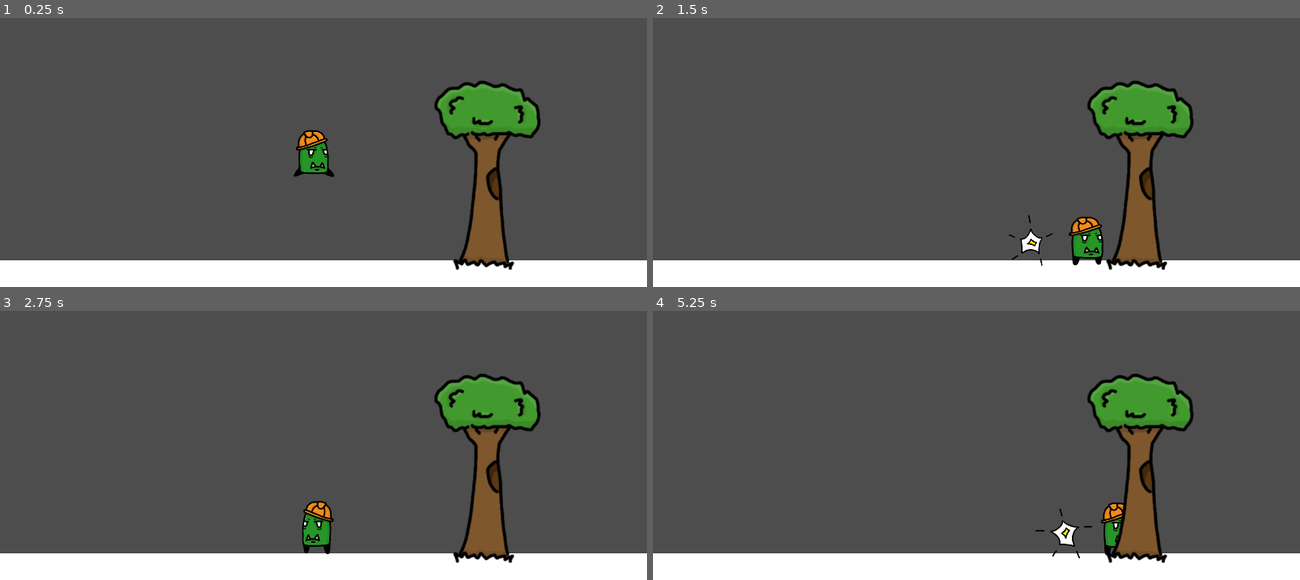
Above: before the commit, frames 1-4 (two rows, left to right).
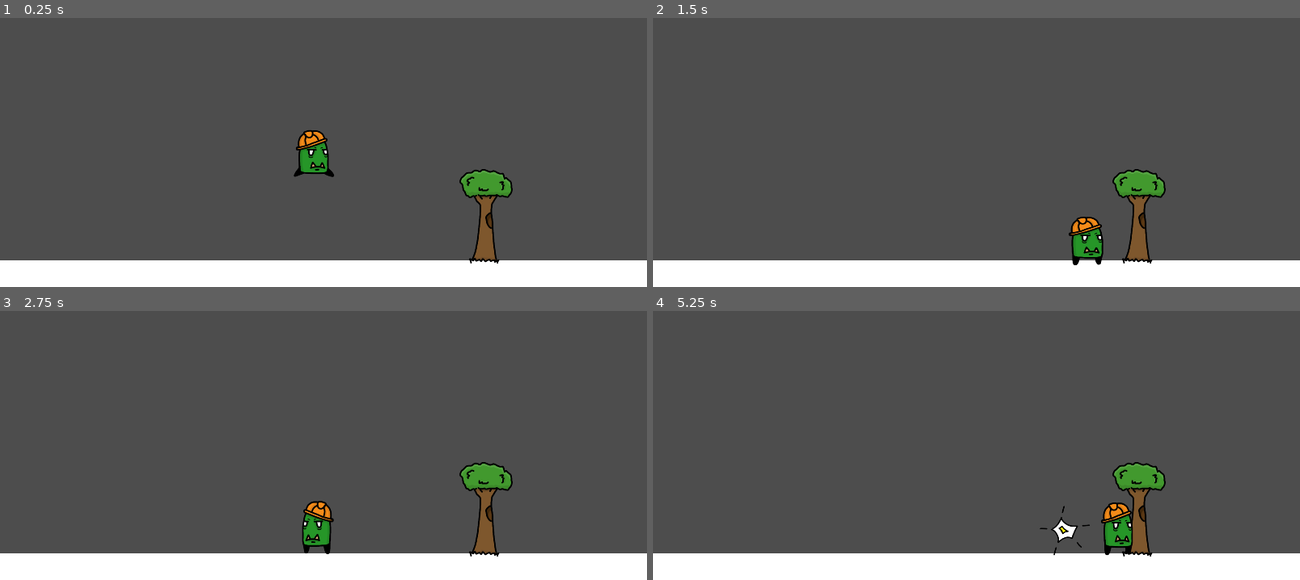
Above: after the commit, the same moments.

Repository: HooptyDaDoop/orchitect
Game: Godot game, scene res://main.tscn
Same seed, same stepped clock (60 frames per second), same inputs: the game is played once before the commit and once after it.
Inputs (mouse positions are in pixels of both pictures, inside the frame that each line leads up to):
- Up to frame 1 (0.25 s): no input
- Up to frame 2 (1.5 s): move the mouse to (1118, 87) at 0.52 s; hold D (move_right) 0.53-1.25 s; click (1118, 87) at 0.6 s; tap Space (jump) at 0.77 s; drag from (847, 122) to (944, 176) at 1.27 s
- Up to frame 3 (2.75 s): move the mouse to (388, 319) at 2.02 s; hold A (move_left) from 2.03 s (still down); click (388, 319) at 2.1 s
- Up to frame 4 (5.25 s): release A (move_left) at 2.75 s; drag from (944, 469) to (782, 343) at 2.77 s; move the mouse to (1170, 453) at 3.52 s; hold D (move_right) 3.53-4.25 s; click (1170, 453) at 3.6 s; tap Space (jump) at 3.77 s; drag from (782, 343) to (outside the picture) at 4.27 s; move the mouse to (1008, 397) at 5.02 s; hold D (move_right) from 5.03 s (still down); click (1008, 397) at 5.1 s

The runs differ from the first frame. In frame 1, 5.3% of the frame differs, in the area x 67-84%, y 23-94%; in frame 2, 5.5%; in frame 3, 5.3%; in frame 4, 5.6%, in the area x 59-84%, y 23-94%.

Commit message:
Tree taking hits and dying

Diff:
--- /dev/null
+++ b/Harvestables/harvestable.gd
@@ -0,0 +1,17 @@
+class_name Harvestable extends CharacterBody2D
+
+
+@onready var animation_player: AnimationPlayer = $AnimationPlayer
+
+
+func _take_hit() -> void:
+	animation_player.play('hit')
+
+
+func _on_health_on_damage(_amount: float, _current: float) -> void:
+	_take_hit()
+
+
+func _on_health_on_die() -> void:
+	await animation_player.animation_finished
+	queue_free()
--- a/Harvestables/harvestable.tscn
+++ b/Harvestables/harvestable.tscn
@@ -1,18 +1,87 @@
-[gd_scene load_steps=3 format=3 uid="uid://bnt5er82fl1r5"]
+[gd_scene load_steps=10 format=3 uid="uid://bnt5er82fl1r5"]
 
 [ext_resource type="Texture2D" uid="uid://2bxice0dhafu" path="res://Harvestables/tree_1_256x512.png" id="1_f05nk"]
+[ext_resource type="Script" path="res://Harvestables/harvestable.gd" id="1_undf5"]
+[ext_resource type="PackedScene" uid="uid://b2btuupombisk" path="res://Modules/Health/health.tscn" id="2_gx25b"]
+[ext_resource type="PackedScene" uid="uid://cxr02tx7to48k" path="res://Modules/Hurtbox/hurtbox.tscn" id="3_a8rgn"]
 
 [sub_resource type="RectangleShape2D" id="RectangleShape2D_xxphf"]
-size = Vector2(116, 320)
+size = Vector2(116, 156)
+
+[sub_resource type="RectangleShape2D" id="RectangleShape2D_47dr0"]
+size = Vector2(66, 158)
+
+[sub_resource type="Animation" id="Animation_objfn"]
+resource_name = "hit"
+length = 0.35
+step = 0.05
+tracks/0/type = "value"
+tracks/0/imported = false
+tracks/0/enabled = true
+tracks/0/path = NodePath("Sprite2D:scale")
+tracks/0/interp = 2
+tracks/0/loop_wrap = true
+tracks/0/keys = {
+"times": PackedFloat32Array(0, 0.1, 0.2, 0.35),
+"transitions": PackedFloat32Array(1, 1, 1, 1),
+"update": 0,
+"values": [Vector2(0.5, 0.5), Vector2(0.55, 0.45), Vector2(0.45, 0.55), Vector2(0.5, 0.5)]
+}
+
+[sub_resource type="Animation" id="Animation_4ltag"]
+length = 0.001
+tracks/0/type = "value"
+tracks/0/imported = false
+tracks/0/enabled = true
+tracks/0/path = NodePath("Sprite2D:scale")
+tracks/0/interp = 1
+tracks/0/loop_wrap = true
+tracks/0/keys = {
+"times": PackedFloat32Array(0),
+"transitions": PackedFloat32Array(1),
+"update": 0,
+"values": [Vector2(0.5, 0.5)]
+}
+
+[sub_resource type="AnimationLibrary" id="AnimationLibrary_7tha7"]
+_data = {
+"RESET": SubResource("Animation_4ltag"),
+"hit": SubResource("Animation_objfn")
+}
 
 [node name="Tree" type="CharacterBody2D"]
+z_index = -10
 collision_layer = 4
 collision_mask = 2
+script = ExtResource("1_undf5")
 
 [node name="Sprite2D" type="Sprite2D" parent="."]
-position = Vector2(-5, 150)
+position = Vector2(-5, -4)
+scale = Vector2(0.5, 0.5)
 texture = ExtResource("1_f05nk")
 offset = Vector2(5, -150)
 
 [node name="CollisionShape2D" type="CollisionShape2D" parent="."]
+position = Vector2(0, -77)
 shape = SubResource("RectangleShape2D_xxphf")
+
+[node name="Health" parent="." instance=ExtResource("2_gx25b")]
+max_health = 3.0
+
+[node name="Hurtbox" parent="." node_paths=PackedStringArray("health") instance=ExtResource("3_a8rgn")]
+collision_layer = 4
+collision_mask = 8
+health = NodePath("../Health")
+use_grace = true
+
+[node name="CollisionShape2D" type="CollisionShape2D" parent="Hurtbox"]
+position = Vector2(0, -76)
+shape = SubResource("RectangleShape2D_47dr0")
+
+[node name="AnimationPlayer" type="AnimationPlayer" parent="."]
+libraries = {
+"": SubResource("AnimationLibrary_7tha7")
+}
+
+[connection signal="on_damage" from="Health" to="." method="_on_health_on_damage"]
+[connection signal="on_die" from="Health" to="." method="_on_health_on_die"]
--- a/Modules/Health/health.gd
+++ b/Modules/Health/health.gd
@@ -10,7 +10,7 @@
 signal on_die()
 
 
-func _init() -> void:
+func _ready() -> void:
 	current_health = max_health
 
 
--- a/Modules/Hurtbox/hurtbox.gd
+++ b/Modules/Hurtbox/hurtbox.gd
@@ -18,22 +18,18 @@
 
 
 func _on_area_entered(area: Hitbox) -> void:
-	if area is not Hitbox: return
-
 	if damager_hitbox != area:
 		damager_hitbox = area
 		try_take_damage()
 
 
-func _on_area_exited(area: Hitbox) -> void:
-	if area is not Hitbox: return
-
-	if damager_hitbox == area:
-		damager_hitbox = null
+func _on_area_exited(_area: Hitbox) -> void:
+	damager_hitbox = null
 
 
 func _on_grace_timer_timeout() -> void:
-	try_take_damage()
+	if damager_hitbox != null:
+		try_take_damage()
 
 
 func try_take_damage() -> void:
--- a/Player/harvester_tool.gd
+++ b/Player/harvester_tool.gd
@@ -6,6 +6,7 @@
 @onready var hit_sprite: Sprite2D = $CollisionShape2D/Sprite2D
 
 @export var max_hit_sprite_scale_difference: float = 0.1
+
 
 signal on_harvest_done()
 
--- a/Player/player.gd
+++ b/Player/player.gd
@@ -5,6 +5,7 @@
 @onready var harvester_tool: Harvester = $HarvesterTool
 @onready var animation_player: AnimationPlayer = $AnimationPlayer
 @onready var sprite: Sprite2D = $Sprite2D
+@onready var harvest_cooldown_timer: Timer = $Timers/HarvestCooldownTimer
 
 @export_group('Jumping')
 ## Height of the jump.[br]Defined in pixels.
@@ -28,6 +29,7 @@
 @export_group('Harvesting')
 @export var is_harvesting: bool = false
 @export var harvest_damage: float = 1
+@export var harvest_wait_time: float = 1
 
 
 func _ready() -> void:
@@ -38,6 +40,7 @@
 	jump_buffer_timer.wait_time = buffer_time
 
 	harvester_tool.damage = harvest_damage
+	harvest_cooldown_timer.wait_time = harvest_wait_time
 
 
 func _process(_delta: float) -> void:
@@ -71,9 +74,10 @@
 		elif mouse_pos.x > position.x:
 			harvester_tool.flip_right()
 
-	if not is_harvesting and Input.is_action_just_pressed('attack'):
+	if not is_harvesting and Input.is_action_just_pressed('attack') and harvest_cooldown_timer.is_stopped():
 		harvester_tool.harvest()
 		is_harvesting = true
+		harvest_cooldown_timer.start()
 
 	if Input.is_action_pressed('jump') and is_on_floor():
 		velocity.y = jump_force
--- a/Player/player.tscn
+++ b/Player/player.tscn
@@ -19,7 +19,7 @@
 tracks/0/type = "value"
 tracks/0/imported = false
 tracks/0/enabled = true
-tracks/0/path = NodePath(".:monitorable")
+tracks/0/path = NodePath(".:visible")
 tracks/0/interp = 1
 tracks/0/loop_wrap = true
 tracks/0/keys = {
@@ -31,7 +31,7 @@
 tracks/1/type = "value"
 tracks/1/imported = false
 tracks/1/enabled = true
-tracks/1/path = NodePath(".:visible")
+tracks/1/path = NodePath(".:monitoring")
 tracks/1/interp = 1
 tracks/1/loop_wrap = true
 tracks/1/keys = {
@@ -39,6 +39,30 @@
 "transitions": PackedFloat32Array(1),
 "update": 1,
 "values": [false]
+}
+tracks/2/type = "value"
+tracks/2/imported = false
+tracks/2/enabled = true
+tracks/2/path = NodePath(".:monitorable")
+tracks/2/interp = 1
+tracks/2/loop_wrap = true
+tracks/2/keys = {
+"times": PackedFloat32Array(0),
+"transitions": PackedFloat32Array(1),
+"update": 1,
+"values": [false]
+}
+tracks/3/type = "value"
+tracks/3/imported = false
+tracks/3/enabled = true
+tracks/3/path = NodePath("CollisionShape2D:disabled")
+tracks/3/interp = 1
+tracks/3/loop_wrap = true
+tracks/3/keys = {
+"times": PackedFloat32Array(0),
+"transitions": PackedFloat32Array(1),
+"update": 1,
+"values": [true]
 }
 
 [sub_resource type="Animation" id="Animation_rs0jn"]
@@ -47,7 +71,7 @@
 tracks/0/type = "value"
 tracks/0/imported = false
 tracks/0/enabled = true
-tracks/0/path = NodePath(".:monitorable")
+tracks/0/path = NodePath(".:visible")
 tracks/0/interp = 1
 tracks/0/loop_wrap = true
 tracks/0/keys = {
@@ -59,7 +83,7 @@
 tracks/1/type = "value"
 tracks/1/imported = false
 tracks/1/enabled = true
-tracks/1/path = NodePath(".:visible")
+tracks/1/path = NodePath(".:monitoring")
 tracks/1/interp = 1
 tracks/1/loop_wrap = true
 tracks/1/keys = {
@@ -67,6 +91,30 @@
 "transitions": PackedFloat32Array(1),
 "update": 1,
 "values": [true]
+}
+tracks/2/type = "value"
+tracks/2/imported = false
+tracks/2/enabled = true
+tracks/2/path = NodePath(".:monitorable")
+tracks/2/interp = 1
+tracks/2/loop_wrap = true
+tracks/2/keys = {
+"times": PackedFloat32Array(0),
+"transitions": PackedFloat32Array(1),
+"update": 1,
+"values": [true]
+}
+tracks/3/type = "value"
+tracks/3/imported = false
+tracks/3/enabled = true
+tracks/3/path = NodePath("CollisionShape2D:disabled")
+tracks/3/interp = 1
+tracks/3/loop_wrap = true
+tracks/3/keys = {
+"times": PackedFloat32Array(0),
+"transitions": PackedFloat32Array(1),
+"update": 1,
+"values": [false]
 }
 
 [sub_resource type="AnimationLibrary" id="AnimationLibrary_e0c4c"]
@@ -262,8 +310,14 @@
 [node name="JumpBufferTimer" type="Timer" parent="Timers"]
 one_shot = true
 
+[node name="HarvestCooldownTimer" type="Timer" parent="Timers"]
+one_shot = true
+
 [node name="HarvesterTool" type="Area2D" parent="."]
 visible = false
+collision_layer = 8
+collision_mask = 4
+monitoring = false
 monitorable = false
 script = ExtResource("3_pko8y")
 max_hit_sprite_scale_difference = 0.05
@@ -272,6 +326,7 @@
 [node name="CollisionShape2D" type="CollisionShape2D" parent="HarvesterTool"]
 position = Vector2(96, 0)
 shape = SubResource("RectangleShape2D_g6mhc")
+disabled = true
 debug_color = Color(0.718156, 0.414624, 0.643642, 0.42)
 
 [node name="Sprite2D" type="Sprite2D" parent="HarvesterTool/CollisionShape2D"]
--- a/main.tscn
+++ b/main.tscn
@@ -8,6 +8,7 @@
 [node name="Main" type="Node2D"]
 
 [node name="Floor" type="StaticBody2D" parent="."]
+z_index = -20
 position = Vector2(576, 600)
 metadata/_edit_lock_ = true
 
@@ -26,4 +27,4 @@
 move_speed = 300.0
 
 [node name="Tree" parent="." instance=ExtResource("2_i22qm")]
-position = Vector2(868, 449)
+position = Vector2(868, 601)
--- a/project.godot
+++ b/project.godot
@@ -61,3 +61,4 @@
 2d_physics/layer_1="Player"
 2d_physics/layer_2="World"
 2d_physics/layer_3="Harvestable"
+2d_physics/layer_4="Tool"
